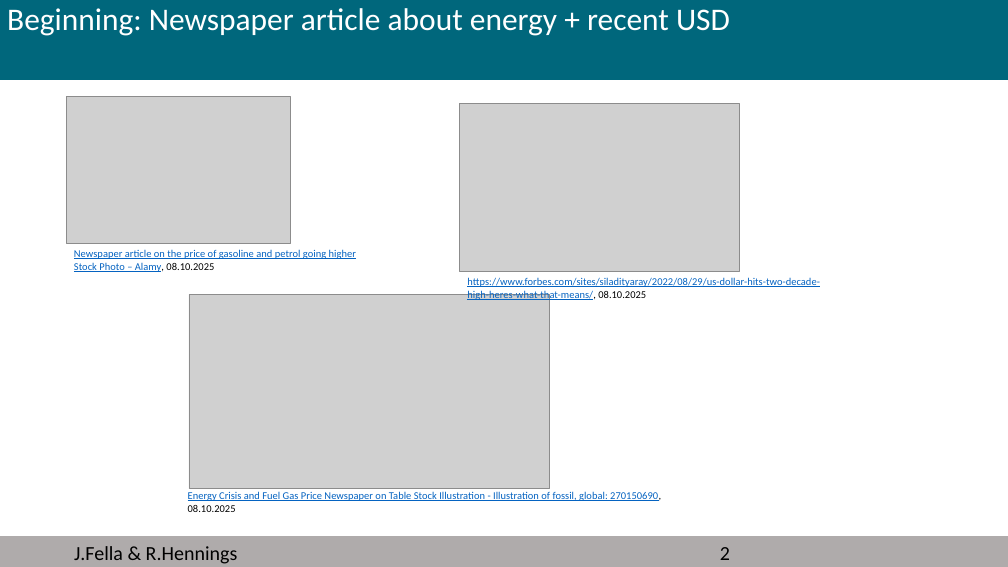
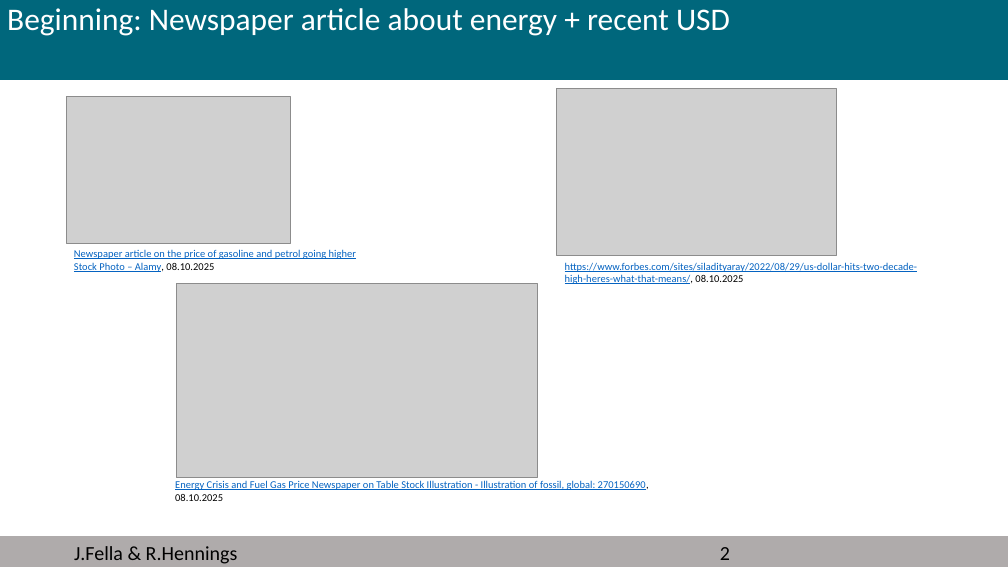
Before and after one commit to RobertHennings/Seminar, a slide deck: slide 2 of reports/presentation_pptx_version/PPTX_WiSo_Template.pptx. Drawn at 1008x567 pixels with LibreOffice and Linux fonts; fonts in the diff are those of the drawing; grey boxes stand for pictures; background and template pictures are left out. Boxes give left, top, right and bottom in pixels: in the first picture for what was removed or moved away, otherwise in the second. Text is boxed around its words. In the diff, an @@ line names an element or a change of style, - is before the commit and + after.

```diff
--- a/reports/presentation_pptx_version/PPTX_WiSo_Template.pptx
+++ b/reports/presentation_pptx_version/PPTX_WiSo_Template.pptx
@@ picture: place and size @@
-picture at [459, 104, 738, 272]
+picture at [557, 88, 836, 256]
@@ text "https://www.forbes.com/sites/siladityaray/2022/08/29/us-doll ...": place and size @@
-text "https://www.forbes.com/sites/siladityaray/2022/08/29/us-doll ..." at [467, 277, 819, 301]
+text "https://www.forbes.com/sites/siladityaray/2022/08/29/us-doll ..." at [565, 262, 917, 284]
@@ picture: place and size @@
-picture at [189, 294, 550, 489]
+picture at [177, 283, 538, 478]
@@ text "Energy Crisis and Fuel Gas ...": place and size @@
-text "Energy Crisis and Fuel Gas ..." at [188, 491, 661, 512]
+text "Energy Crisis and Fuel Gas ..." at [175, 480, 649, 501]
```
Also in this commit, not shown: 5 other slides changed, 3 slides added, 3 slides removed, 1 other file.
